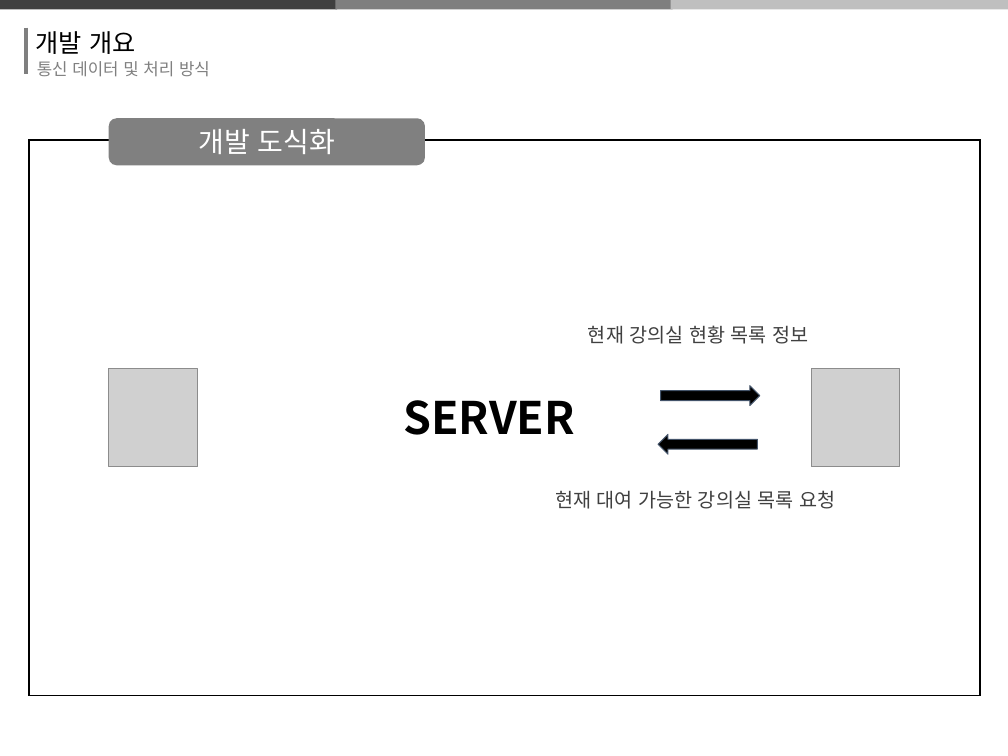
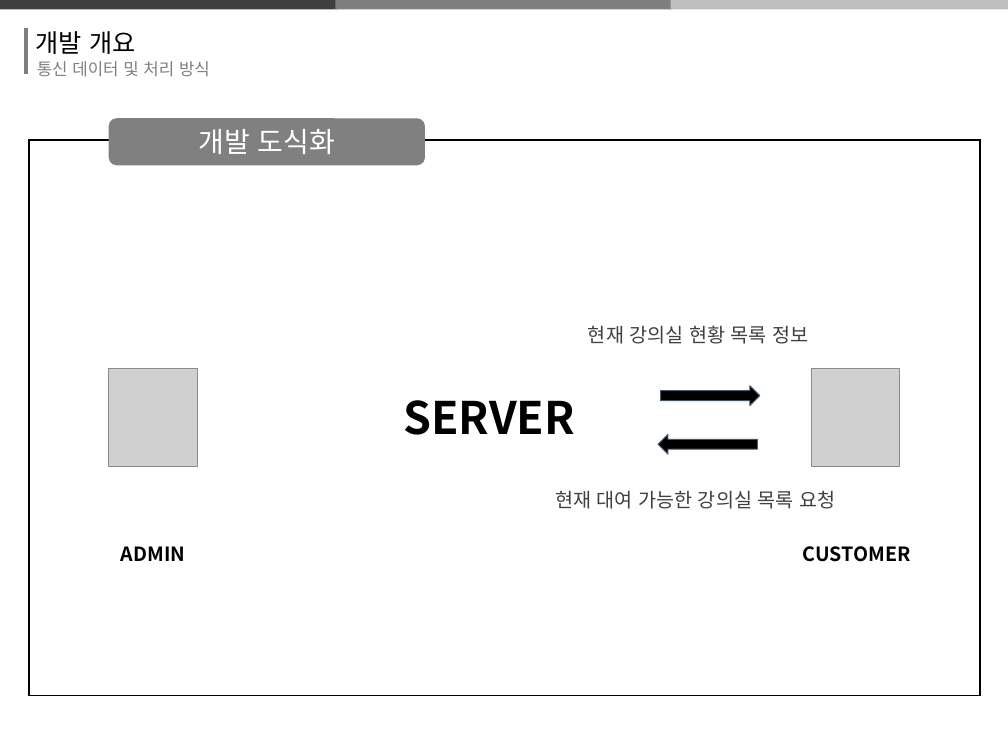
Before and after one commit to thrk941106/2018system_programming, a slide deck: slide 15 of 시프ppt 제작중.pptx. Drawn at 1008x756 pixels with LibreOffice and Linux fonts; fonts in the diff are those of the drawing; grey boxes stand for pictures. Boxes give left, top, right and bottom in pixels: in the first picture for what was removed or moved away, otherwise in the second. Text is boxed around its words. In the diff, an @@ line names an element or a change of style, - is before the commit and + after.

```diff
--- a/시프ppt 제작중.pptx
+++ b/시프ppt 제작중.pptx
@@ text added at (121, 546, 185, 561), 14 pt, text #000000, bold @@
+ADMIN
@@ text added at (803, 546, 911, 562), 14 pt, text #000000, bold @@
+CUSTOMER
```
Also in this commit, not shown: 5 other slides changed.
